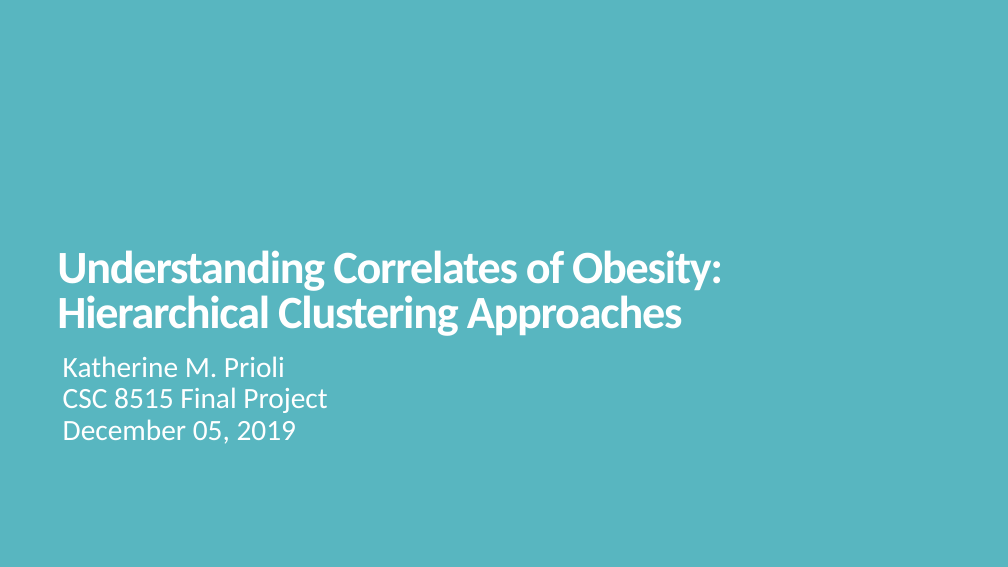
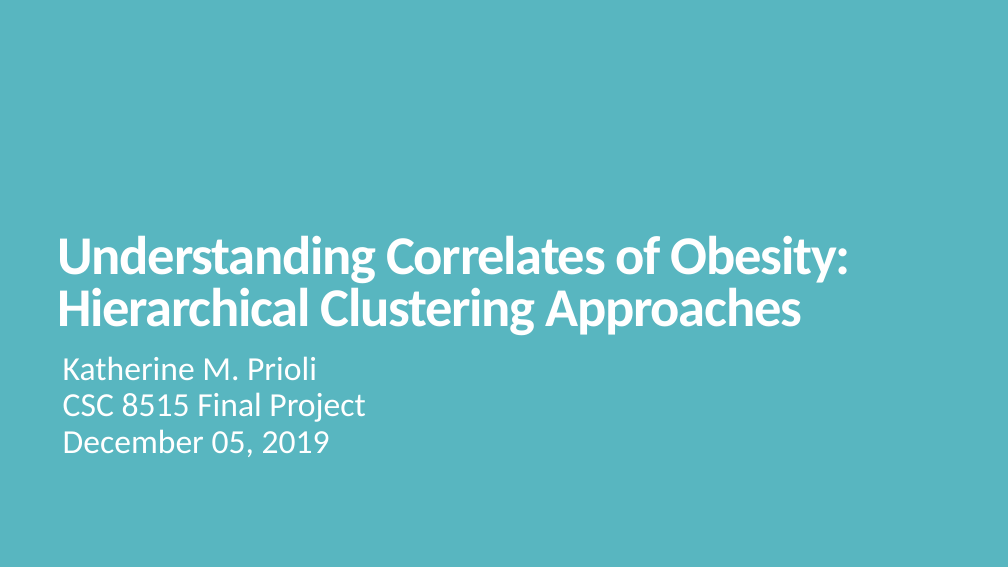
Before and after one commit to kmprioliPROF/CSC_8515_Final_Project, a slide deck: slide 1 of presentation/Prioli_presentation.pptx. Drawn at 1008x567 pixels with LibreOffice and Linux fonts; fonts in the diff are those of the drawing. Boxes give left, top, right and bottom in pixels: in the first picture for what was removed or moved away, otherwise in the second. Text is boxed around its words. In the diff, an @@ line names an element or a change of style, - is before the commit and + after.

```diff
--- a/presentation/Prioli_presentation.pptx
+++ b/presentation/Prioli_presentation.pptx
@@ title "Understanding Correlates of Obesity: Hierarchical ..." at (57,235,851,335): size 44 to 52 pt @@
@@ subtitle "Katherine M. Prioli" at (63,356,365,457): size 28 to 32 pt @@
```
Also in this commit, not shown: 2 other slides changed, 3 slides removed, 2 other files.
